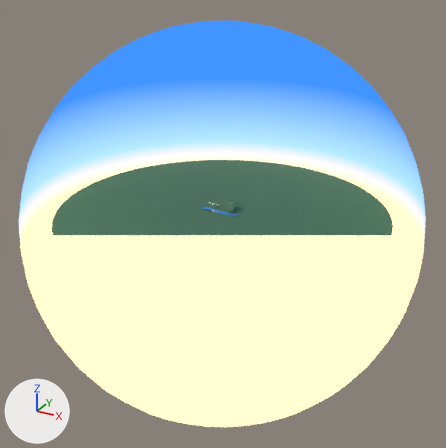
The Blender file engineering/design/machineB_v3_powerhouse.blend: old version first, new version second.
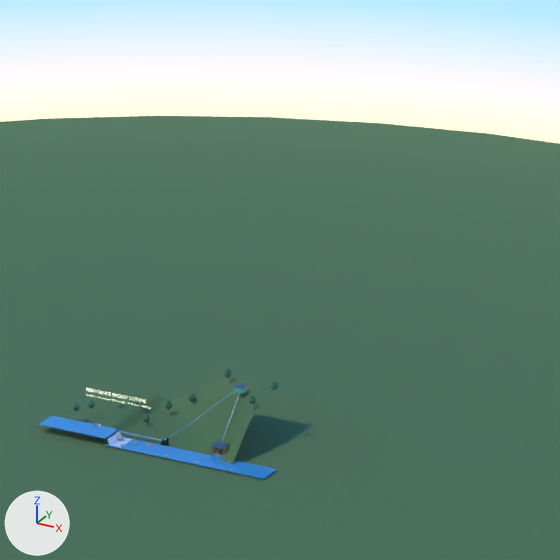
There are two pictures of each version: one whole from a 50 mm camera at (383.0, -667.0, 314.0) aimed at (16.0, 0.0, -20.0), one close up on the part from 44% to 63% of the width and 32% to 51% of the height. Arrows for +X, +Y and +Z are at lower left; the lights stay in place. The last two pictures show the newer version. Everything nearer to the camera than a plane just in front of the edit is cut away.

Names of what the first close-up shows: 'ground_far', 'river_lower', 'river_upper', 'sky_dome', 'terrain' and 8 more.
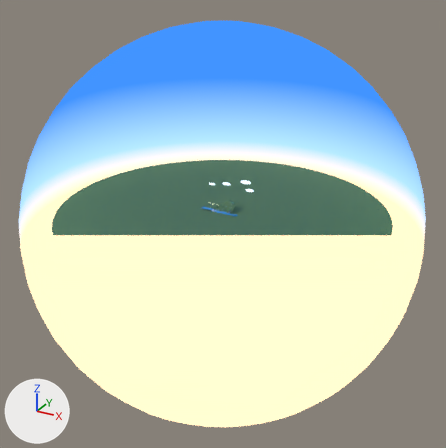
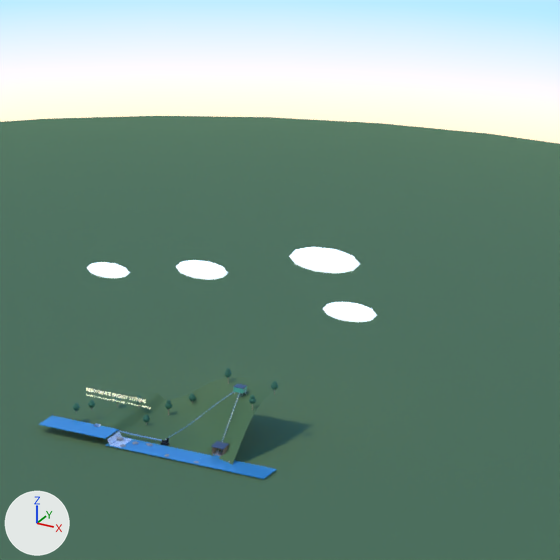
The change, as a diff of the scene's bpy script:
```diff
--- a/engineering/design/machineB_v3_powerhouse.blend.py
+++ b/engineering/design/machineB_v3_powerhouse.blend.py
@@ mat_cloud @@
+mat_cloud = principled_material('cloud')
+mat_cloud.base_color = (1.0, 1.0, 1.0)  # white #ffffff
+mat_cloud.emission_strength = 0.9
@@ me_icosphere_033 @@
+me_icosphere_033.from_pydata(...)  # an icosphere of 80 faces spanning x -0.95..0.95, y -1.0..1.0, z -1.0..1.0
+me_icosphere_033.materials.append(mat_cloud)  # white #ffffff, glowing white #ffffff
@@ ob_cloud_3 @@
+ob_cloud_3 = bpy.data.objects.new('cloud_3', me_icosphere_033)
+ob_cloud_3.location = (45.0, 20.0, 27.0)
+ob_cloud_3.scale = (6.0, 3.6, 1.68)
+ob_cloud_3.visible_shadow = False
@@ ob_cloud_2 @@
+ob_cloud_2 = bpy.data.objects.new('cloud_2', me_icosphere_033.copy())
+ob_cloud_2.location = (-15.0, 25.0, 24.0)
+ob_cloud_2.scale = (5.0, 3.0, 1.4)
+ob_cloud_2.visible_shadow = False
@@ ob_cloud_1 @@
+ob_cloud_1 = bpy.data.objects.new('cloud_1', me_icosphere_033.copy())
+ob_cloud_1.location = (30.0, 38.0, 30.0)
+ob_cloud_1.scale = (8.0, 4.8, 2.24)
+ob_cloud_1.visible_shadow = False
@@ ob_cloud_0 @@
+ob_cloud_0 = bpy.data.objects.new('cloud_0', me_icosphere_033.copy())
+ob_cloud_0.location = (5.0, 30.0, 26.0)
+ob_cloud_0.scale = (6.0, 3.6, 1.68)
+ob_cloud_0.visible_shadow = False
```

Boxes (x1, y1, x2, y2) around the edits, measured in the close-ups (560 x 560 px):
'cloud_1', added: after (289, 247, 360, 273)
'cloud_3', added: after (323, 302, 377, 322)
'cloud_0', added: after (176, 260, 228, 280)
'cloud_2', added: after (87, 262, 130, 278)
